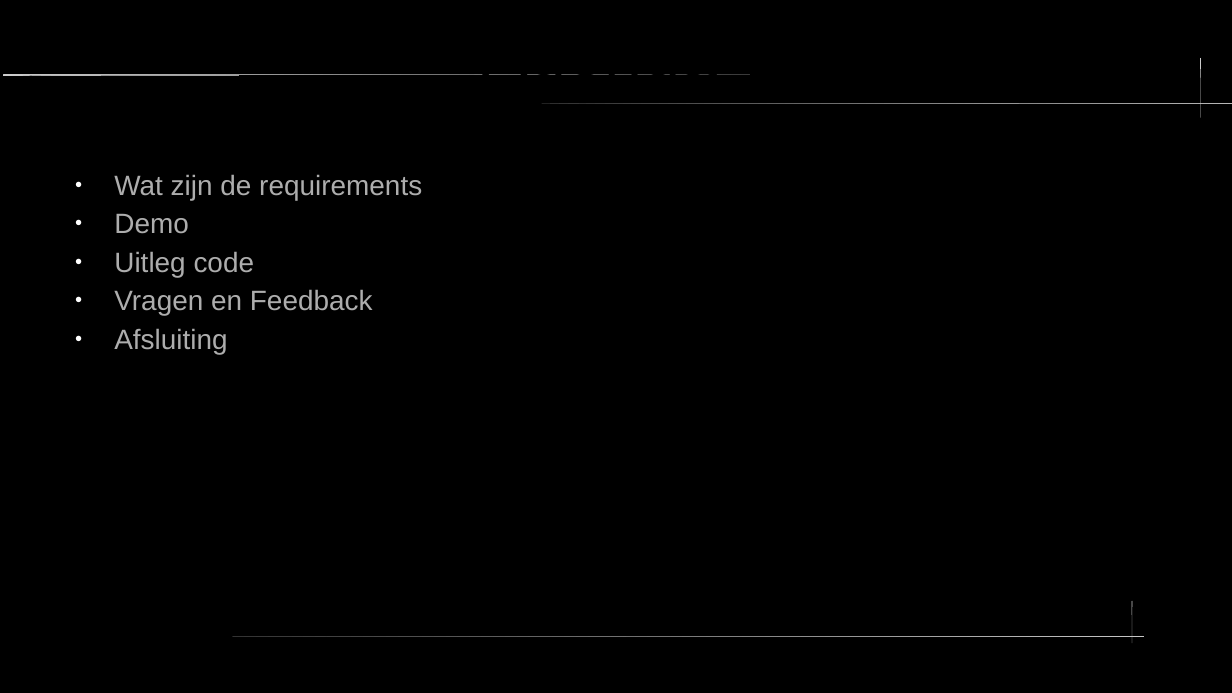
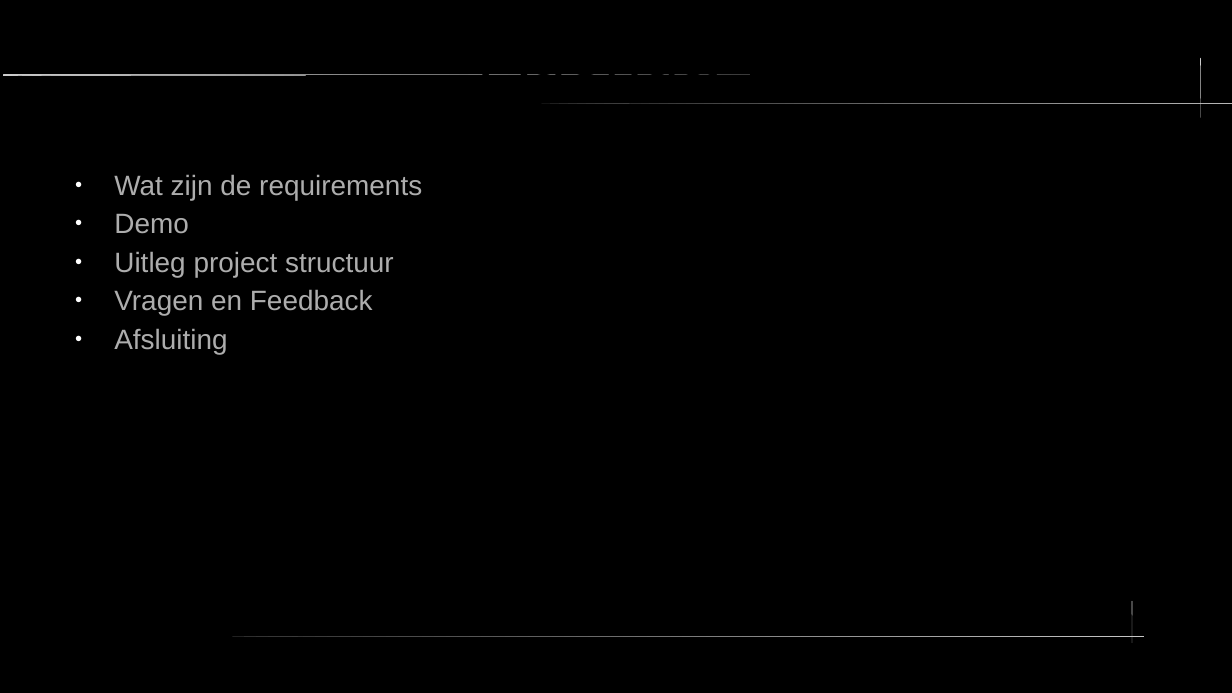
Before and after one commit to e10ne/receptenboek, a slide deck: slide 3 of receptenboek.pptx. Drawn at 1232x693 pixels with LibreOffice and Linux fonts; fonts in the diff are those of the drawing. Boxes give left, top, right and bottom in pixels: in the first picture for what was removed or moved away, otherwise in the second. Text is boxed around its words. In the diff, an @@ line names an element or a change of style, - is before the commit and + after.

```diff
--- a/receptenboek.pptx
+++ b/receptenboek.pptx
@@ freeform shape at <box>542,103,1232,104</box>: outline redrawn @@
@@ text at <box>114,251,394,277</box>: text changed @@
-● Uitleg code
+● Uitleg project structuur
```
Also in this commit, not shown: 7 other slides changed.
